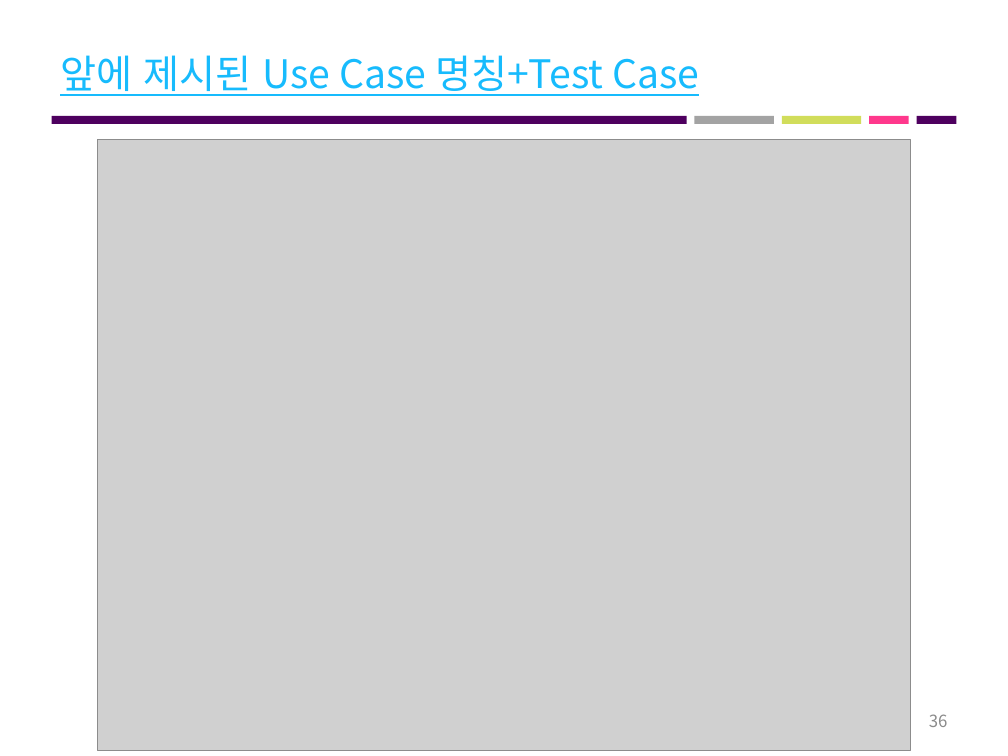
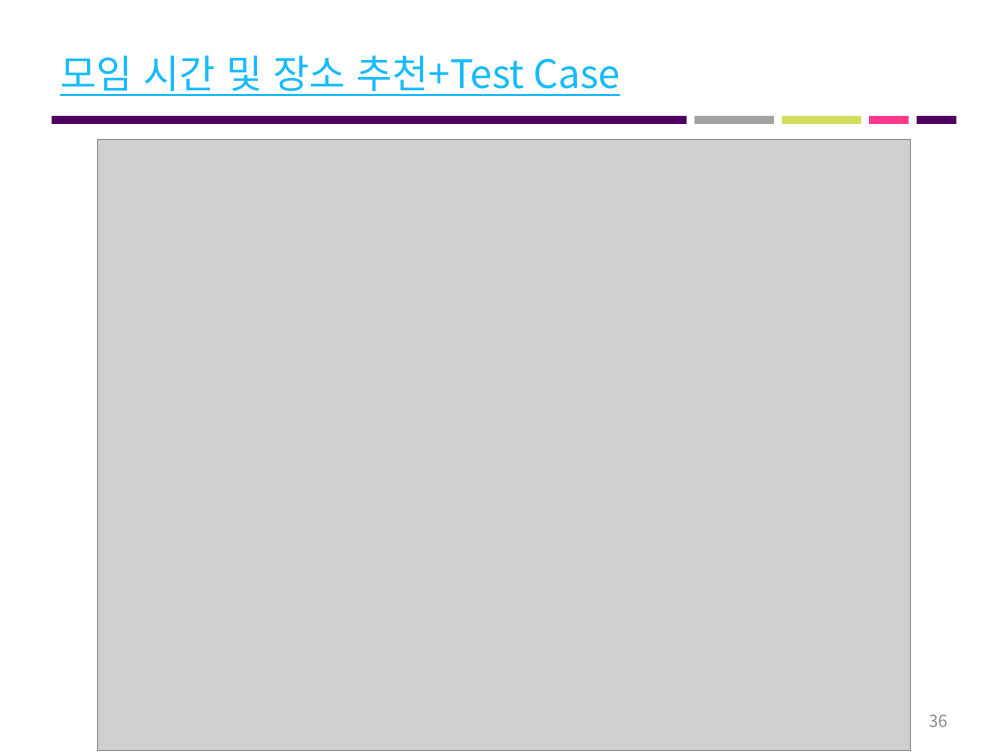
Before and after one commit to 7hong13/FillingGood, a slide deck: slide 36 of 최종산출물/4조 최종결과보고서.pptx. Drawn at 1008x756 pixels with LibreOffice and Linux fonts; fonts in the diff are those of the drawing; grey boxes stand for pictures. Boxes give left, top, right and bottom in pixels: in the first picture for what was removed or moved away, otherwise in the second. Text is boxed around its words. In the diff, an @@ line names an element or a change of style, - is before the commit and + after.

```diff
--- a/최종산출물/4조 최종결과보고서.pptx
+++ b/최종산출물/4조 최종결과보고서.pptx
@@ title at (60, 55, 620, 96): text changed @@
-앞에 제시된 Use Case 명칭+Test Case
+모임 시간 및 장소 추천+Test Case
```
Also in this commit, not shown: 3 other slides changed.
